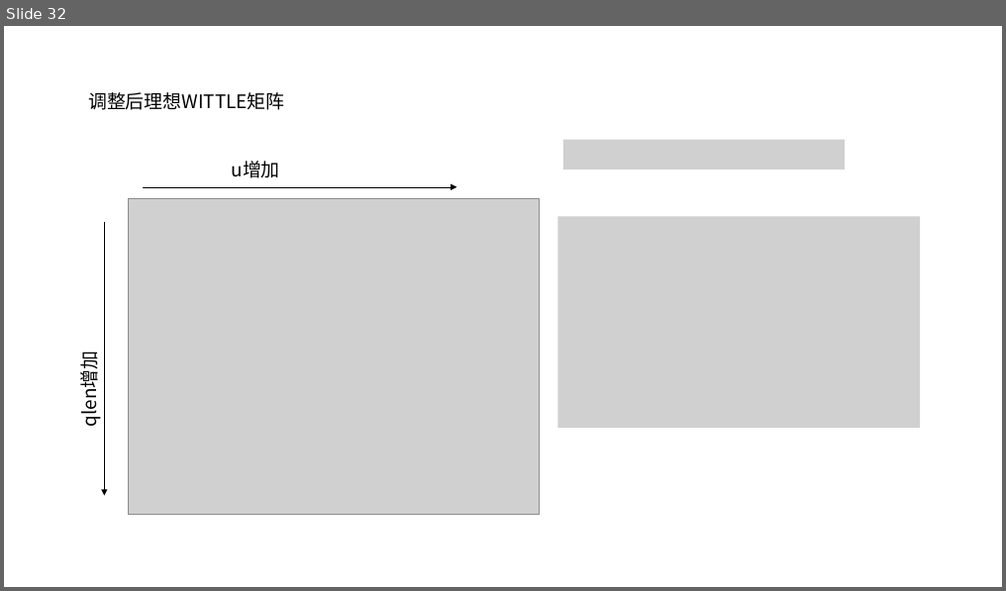
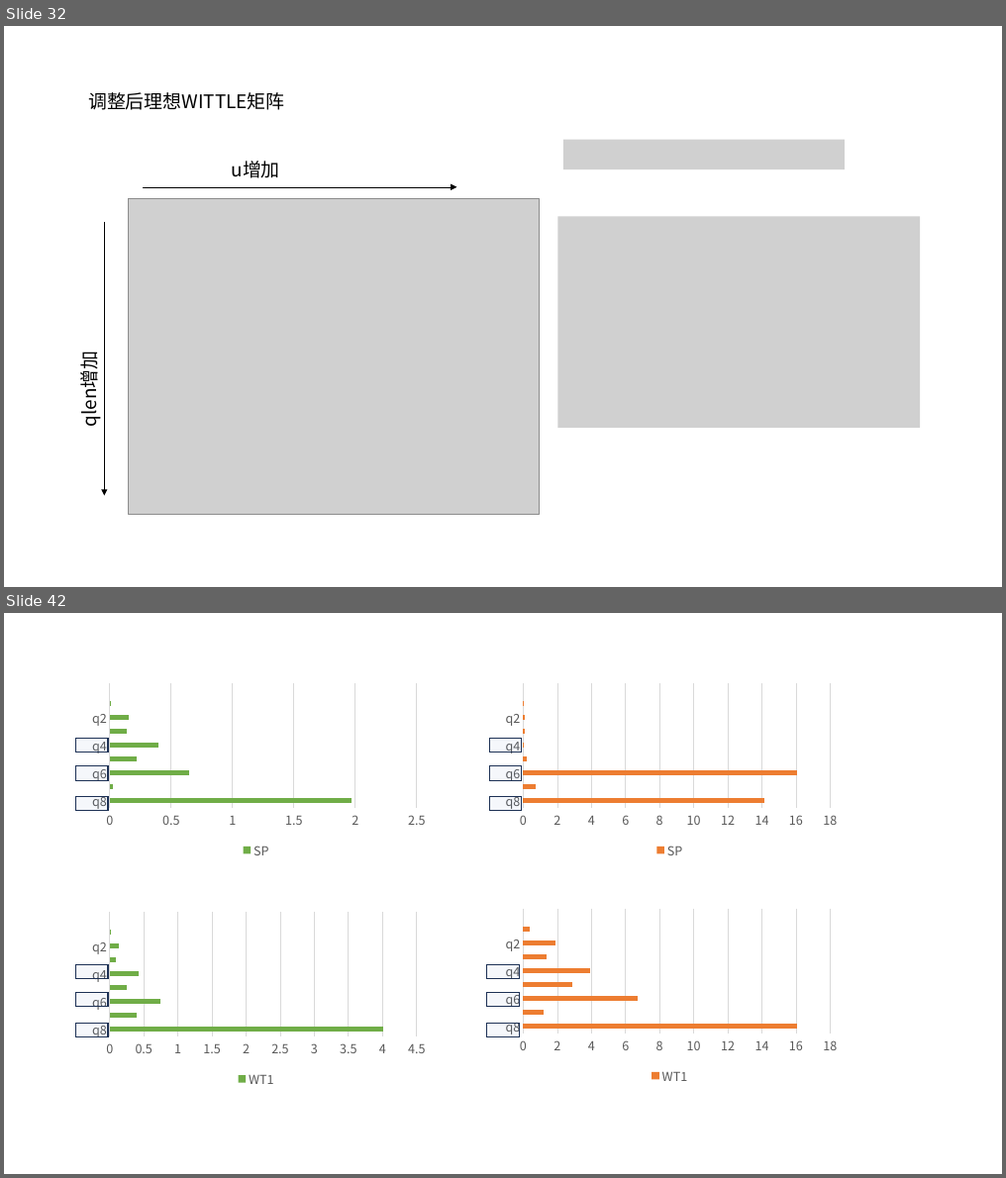
Before and after one commit to JinPeng-Zhang/RMAB, a slide deck: PPT/算法整理.pptx. Shown one above the other, each under a label of ours: slide 32 before the commit, slides 32 and 42 after it; the slides between them are not shown. The pictures are 1006x591 and 1006x1178 pixels, drawn with LibreOffice and Linux fonts; fonts in the diff are those of the drawing; grey boxes stand for pictures. Boxes give left, top, right and bottom in pixels: in the first picture for what was removed or moved away, otherwise in the second. Text is boxed around its words. In the diff, an @@ line names an element or a change of style, - is before the commit and + after.

```diff
--- a/PPT/算法整理.pptx
+++ b/PPT/算法整理.pptx
@@ slide 42 added at (4,613,1002,1174), background #FFFFFF @@
@@ bar chart added at (76,667,437,862) @@
+categories: q8, q7, q6, q5, q4, q3, q2, q1
+SP: 1.97, 0.03, 0.64, 0.22, 0.4, 0.14, 0.16, 0.01, -
@@ bar chart added at (489,667,849,862) @@
+categories: q8, q7, q6, q5, q4, q3, q2, q1
+SP: 14.1, 0.7, 16.1, 0.2, 0, 0.1, 0.1, 0, -
@@ rectangle added at (76,738,108,753), fill #4472C4 at 5% opacity, outline #1E3256 1 pt @@
@@ rectangle added at (489,738,522,753), fill #4472C4 at 5% opacity, outline #1E3256 1 pt @@
@@ rectangle added at (76,766,108,780), fill #4472C4 at 5% opacity, outline #1E3256 1 pt @@
@@ rectangle added at (489,766,522,780), fill #4472C4 at 5% opacity, outline #1E3256 1 pt @@
@@ rectangle added at (76,796,108,811), fill #4472C4 at 5% opacity, outline #1E3256 1 pt @@
@@ rectangle added at (489,796,522,811), fill #4472C4 at 5% opacity, outline #1E3256 1 pt @@
@@ bar chart added at (76,897,437,1091) @@
+categories: q8, q7, q6, q5, q4, q3, q2, q1
+WT1: 4, 0.4, 0.7, 0.2, 0.4, 0.1, 0.1, 0, -
@@ bar chart added at (489,894,849,1088) @@
+categories: q8, q7, q6, q5, q4, q3, q2, q1
+WT1: 16.1, 1.2, 6.7, 2.9, 3.9, 1.3, 1.9, 0.4, -
@@ rectangle added at (76,964,108,979), fill #4472C4 at 5% opacity, outline #1E3256 1 pt @@
@@ rectangle added at (487,964,519,979), fill #4472C4 at 5% opacity, outline #1E3256 1 pt @@
@@ rectangle added at (76,992,108,1007), fill #4472C4 at 5% opacity, outline #1E3256 1 pt @@
@@ rectangle added at (487,992,519,1007), fill #4472C4 at 5% opacity, outline #1E3256 1 pt @@
@@ rectangle added at (76,1023,108,1038), fill #4472C4 at 5% opacity, outline #1E3256 1 pt @@
@@ rectangle added at (487,1023,519,1038), fill #4472C4 at 5% opacity, outline #1E3256 1 pt @@
```
Also in this commit, not shown: 3 slides changed, 19 other slides added, 6 other files.
